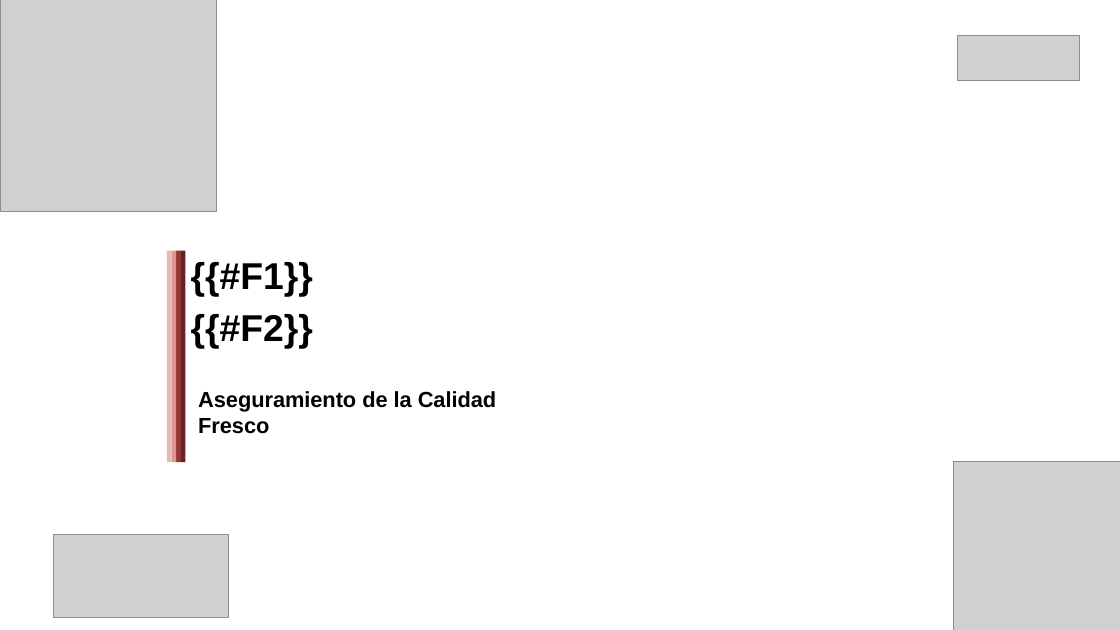
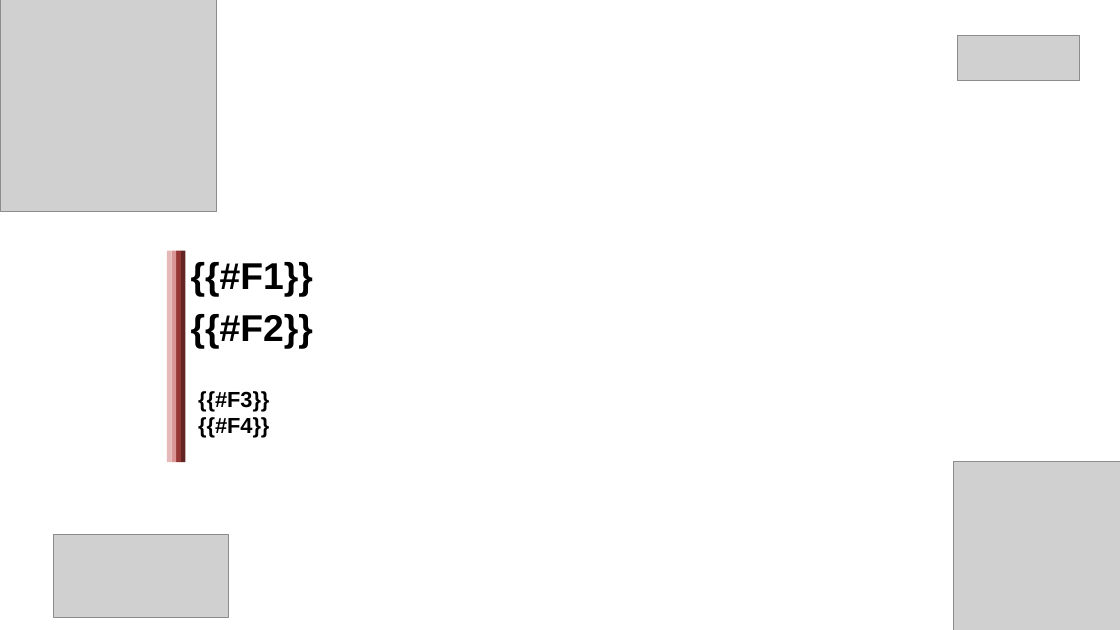
Before and after one commit to JohanCh01/flujo-cosecha, a slide deck: slide 1 of lib/plantilla_reporte.pptx. Drawn at 1120x630 pixels with LibreOffice and Linux fonts; fonts in the diff are those of the drawing; grey boxes stand for pictures. Boxes give left, top, right and bottom in pixels: in the first picture for what was removed or moved away, otherwise in the second. Text is boxed around its words. In the diff, an @@ line names an element or a change of style, - is before the commit and + after.

```diff
--- a/lib/plantilla_reporte.pptx
+++ b/lib/plantilla_reporte.pptx
@@ text at <box>198,391,269,437</box>: text changed @@
-Aseguramiento de la Calidad
-Fresco
+{{#F3}}
+{{#F4}}
```
Also in this commit, not shown: 12 other slides changed, 24 other files.
